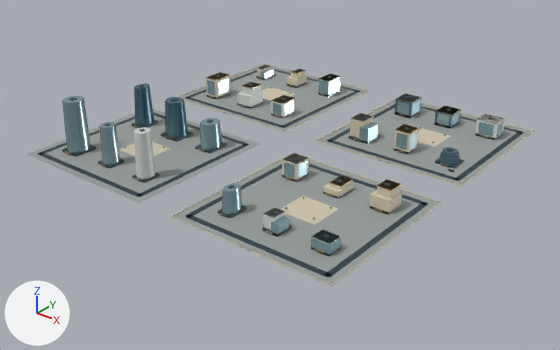
An edit to the glTF model web/public/assets/3d/ampliworld/GC-CITY-2030/GC-TILE-07-24.glb, drawn before and after from the same camera.
Camera for both pictures: a camera (50 mm lens) standing at (-2079.0, -10179.0, 649.0) and looking at (-2981.0, -9051.0, -50.0). The axes (+X, +Y, +Z) are drawn at lower left. The lights are the same throughout. The older version comes first. Where no turn or scale is listed for an object, it has been applied to the vertices. Vertices at exactly the same position are counted once.

Objects in the first picture: 'GC-TILE-07-24-blue', 'GC-TILE-07-24-dark', 'GC-TILE-07-24-glass', 'GC-TILE-07-24-gold', 'GC-TILE-07-24-ivory', 'GC-TILE-07-24-paving', 'GC-TILE-07-24-white'.
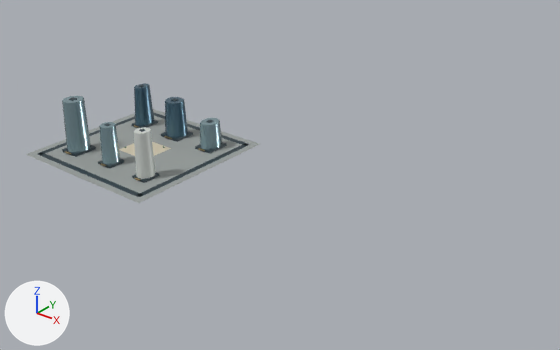
Diff of the bpy script that builds the scene:
```diff
--- a/web/public/assets/3d/ampliworld/GC-CITY-2030/GC-TILE-07-24.glb.py
+++ b/web/public/assets/3d/ampliworld/GC-CITY-2030/GC-TILE-07-24.glb.py
@@ me_mesh_0 @@
-me_mesh_0.from_pydata(...)  # 32 vertices, 48 faces; spans x -3379.0..-2621.0, y -9379.0..-8621.0, z 0.0
+me_mesh_0.from_pydata(...)  # 8 vertices, 12 faces; spans x -3379.0..-3041.0, y -9379.0..-9041.0, z 0.0
+# me_mesh_0 part 1: the loose piece of 8 vertices spanning x -3379.0..-3041.0, y -8959.0..-8621.0, z 0.0 is deleted
+# me_mesh_0 part 2: the loose piece of 8 vertices spanning x -2959.0..-2621.0, y -8959.0..-8621.0, z 0.0 is deleted
+# me_mesh_0 part 3: the loose piece of 8 vertices spanning x -2959.0..-2621.0, y -9379.0..-9041.0, z 0.0 is deleted
 me_mesh_0.materials.append(mat_paving)
@@ me_mesh_1 @@
-me_mesh_1.from_pydata(...)  # 520 vertices, 780 faces; spans x -3364.0..-2636.0, y -9364.0..-8636.0, z 0.0..113.0
+me_mesh_1.from_pydata(...)  # 128 vertices, 192 faces; spans x -3364.0..-3056.0, y -9364.0..-9056.0, z 0.0..113.0
+# me_mesh_1 part 4: 49 loose pieces with 392 vertices, spanning x -3364.0..-2636.0, y -9364.0..-8636.0, z 0.0..50.0, are deleted
 me_mesh_1.materials.append(mat_dark)
@@ me_mesh_2 @@
-me_mesh_2.from_pydata(...)  # 240 vertices, 360 faces; spans x -3380.0..-2620.0, y -9380.0..-8620.0, z 0.0..49.0
+me_mesh_2.from_pydata(...)  # 8 vertices, 12 faces; spans x -3250.0..-3170.0, y -9246.0..-9174.0, z 0.0
+# me_mesh_2 part 5: 29 loose pieces with 232 vertices, spanning x -3380.0..-2620.0, y -9380.0..-8620.0, z 0.0..49.0, are deleted
 me_mesh_2.materials.append(mat_ivory)
@@ me_mesh_5 @@
-me_mesh_5.from_pydata(...)  # 936 vertices, 1572 faces; spans x -3329.0..-2661.0, y -9380.0..-8673.0, z 0.0..96.0
+me_mesh_5.from_pydata(...)  # 444 vertices, 792 faces; spans x -3329.0..-3092.0, y -9327.0..-9094.0, z 4.0..96.0
+# me_mesh_5 part 9: 51 loose pieces with 492 vertices, spanning x -3327.0..-2661.0, y -9380.0..-8673.0, z 0.0..49.0, are deleted
 me_mesh_5.materials.append(mat_gold)
@@ me_mesh_6 @@
-me_mesh_6.from_pydata(...)  # 416 vertices, 652 faces; spans x -3330.0..-2667.0, y -9323.0..-8674.0, z 0.0..111.0
+me_mesh_6.from_pydata(...)  # 66 vertices, 120 faces; spans x -3330.0..-3091.0, y -9323.0..-9092.0, z 5.0..111.0
+# me_mesh_6 part 10: 42 loose pieces with 350 vertices, spanning x -3326.0..-2667.0, y -9319.0..-8674.0, z 0.0..48.0, are deleted
 me_mesh_6.materials.append(mat_glass)
@@ me_mesh_7 @@
-me_mesh_7.from_pydata(...)  # 102 vertices, 160 faces; spans x -3324.0..-2667.0, y -9317.0..-8678.0, z 0.0..96.0
+me_mesh_7.from_pydata(...)  # 22 vertices, 40 faces; spans x -3126.0..-3094.0, y -9317.0..-9279.0, z 5.0..96.0
+# me_mesh_7 part 11: 10 loose pieces with 80 vertices, spanning x -3324.0..-2667.0, y -9314.0..-8678.0, z 0.0..48.0, are deleted
 me_mesh_7.materials.append(mat_white)
@@ me_mesh_8 @@
-me_mesh_8.from_pydata(...)  # 82 vertices, 144 faces; spans x -3326.0..-2669.0, y -9142.0..-8676.0, z 0.0..90.0
+me_mesh_8.from_pydata(...)  # 44 vertices, 80 faces; spans x -3326.0..-3187.0, y -9142.0..-9094.0, z 5.0..90.0
+# me_mesh_8 part 6: the loose piece of 22 vertices spanning x -2711.0..-2669.0, y -8898.0..-8858.0, z 4.0..27.0 is deleted
+# me_mesh_8 part 7: the loose piece of 8 vertices spanning x -2911.0..-2869.0, y -8720.0..-8676.0, z 0.0..38.0 is deleted
+# me_mesh_8 part 8: the loose piece of 8 vertices spanning x -2809.0..-2771.0, y -8719.0..-8677.0, z 0.0..33.0 is deleted
 me_mesh_8.materials.append(mat_blue)
```

What differs and where, as boxes (x1, y1, x2, y2) in the pictures (560 x 350 px):
'GC-TILE-07-24-paving', reshaped (54% narrower, 57% shorter)
    before: (26, 64, 533, 285)
    after: (26, 109, 259, 203)
'GC-TILE-07-24-dark', reshaped (56% narrower, 46% shorter)
    before: (38, 66, 524, 278)
    after: (38, 84, 249, 197)
'GC-TILE-07-24-glass', reshaped (64% narrower, 63% shorter)
    before: (62, 69, 504, 256)
    after: (62, 96, 222, 165)
'GC-TILE-07-24-ivory', reshaped
    before: (119, 64, 534, 286)
    after: (119, 142, 171, 156)
'GC-TILE-07-24-white', reshaped (94% narrower, 71% shorter)
    before: (134, 64, 505, 244)
    after: (134, 127, 155, 179)
'GC-TILE-07-24-blue', reshaped (83% narrower, 33% shorter)
    before: (134, 83, 461, 165)
    after: (134, 83, 188, 138)
'GC-TILE-07-24-gold', reshaped
    before: (66, 70, 505, 253)
    after: (66, 125, 205, 180)
part 1 of me_mesh_0, deleted
    before: (179, 64, 369, 131)
part 2 of me_mesh_0, deleted
    before: (318, 100, 533, 185)
part 3 of me_mesh_0, deleted
    before: (172, 159, 440, 285)
part 4 of me_mesh_1, deleted
    before: (184, 66, 524, 278)
part 5 of me_mesh_2, deleted
    before: (171, 64, 534, 286)
part 6 of me_mesh_8, deleted
    before: (439, 147, 460, 165)
part 7 of me_mesh_8, deleted
    before: (395, 94, 421, 118)
part 8 of me_mesh_8, deleted
    before: (435, 106, 461, 128)
part 9 of me_mesh_5, deleted
    before: (206, 70, 505, 253)
part 10 of me_mesh_6, deleted
    before: (207, 69, 504, 256)
part 11 of me_mesh_7, deleted
    before: (237, 64, 505, 244)
